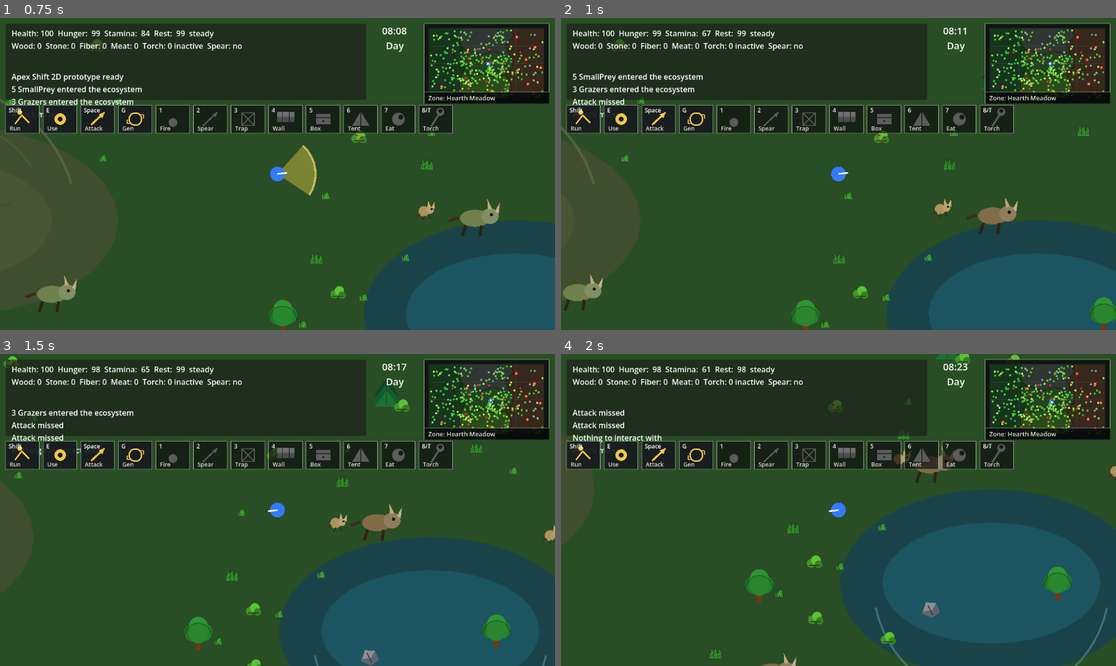
Above: before the commit, frames 1-4 (two rows, left to right).
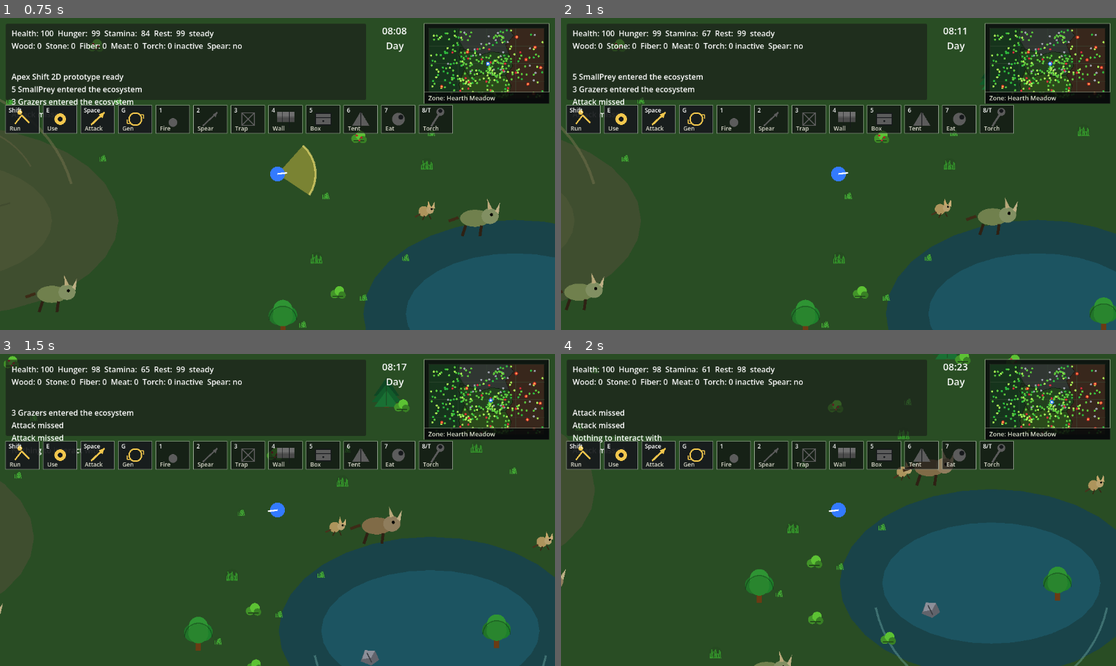
Above: after the commit, the same moments.

Repository: krisstoof/apex-shift-2d
Game: Godot game, scene res://scenes/main.tscn
The game is run twice, just before and just after one commit, with the same random seed, the same clock (stepped at 60 frames per second) and the same inputs.
Inputs (mouse positions are in pixels of both pictures, inside the frame that each line leads up to):
- Up to frame 1 (0.75 s): tap Enter at 0.5 s; move the mouse to (399, 158) at 0.52 s; hold D (move_right) from 0.53 s (still down); hold Shift from 0.53 s (still down); click (399, 158) at 0.67 s
- Up to frame 2 (1 s): keep holding D (move_right); keep holding Shift; tap Space at 0.77 s
- Up to frame 3 (1.5 s): move the mouse to (166, 525) at 1.27 s; release D (move_right) at 1.28 s; release Shift at 1.28 s; hold S (move_down) from 1.28 s (still down); tap E at 1.35 s
- Up to frame 4 (2 s): keep holding S (move_down); tap Space at 1.52 s

Frame 1 is identical in both runs. In frame 2, 0.2% of the frame differs, in the area x 0-83%, y 57-94%; in frame 3, 0.5%; in frame 4, 0.6%, in the area x 0-100%, y 29-100%.

Commit message:
feature/#79 Make hunger drive animal food seeking behavior

Diff:
--- a/scripts/creatures/grazer.gd
+++ b/scripts/creatures/grazer.gd
@@ -1,6 +1,7 @@
 extends CharacterBody2D
 
 const WORLD_CONFIG := preload("res://scripts/world/world_config.gd")
+const GAME_BALANCE := preload("res://scripts/systems/game_balance.gd")
 const HUNGER_DIET := preload("res://scripts/creatures/hunger_diet.gd")
 const SPECIES_PATH := "res://data/species/grazer.json"
 
@@ -144,30 +145,30 @@
 			_set_state(State.SEEK_FOOD)
 		return
 	var nearest_prey := _find_nearest_small_prey()
+	var hunger_stage := hunger_diet.get_hunger_stage()
 	var food_target: String = hunger_diet.choose_food_target({
 		"plants": clamp(biomass_percent / 100.0, 0.0, 1.0),
 		"meat": 1.0 if is_instance_valid(nearest_prey) else 0.0,
 		"scavenger": 0.65 if biomass_percent < LOW_BIOMASS_PERCENT else 0.10
 	})
-	var hunger_ratio: float = hunger_diet.get_hunger_ratio()
 	var risk_drive: float = hunger_diet.get_risk_drive()
-	if hunger_ratio > 0.28 and food_target == "plants" and biomass_percent >= LOW_BIOMASS_PERCENT:
-		if _set_nearest_plant_target():
+	if hunger_stage == "hungry" and food_target == "plants" and biomass_percent >= LOW_BIOMASS_PERCENT:
+		if _set_nearest_plant_target(_get_food_search_range()):
 			_set_state(State.SEEK_FOOD)
 		else:
 			_set_state(State.EAT_PLANTS)
 			state_time = EAT_DURATION_SECONDS
 		return
-	if hunger_ratio > 0.55 and biomass_percent < LOW_BIOMASS_PERCENT:
-		if food_target == "plants" and _set_nearest_plant_target():
+	if hunger_diet.is_starving():
+		if food_target == "plants" and _set_nearest_plant_target(_get_food_search_range()):
 			_set_state(State.SEEK_FOOD)
 			return
-		if risk_drive > 0.74 and food_target == "meat" and meat_diet + aggression > 0.12 and is_instance_valid(nearest_prey):
+		if hunger_diet.is_desperate() and risk_drive > 0.70 and food_target == "meat" and meat_diet + aggression > 0.12 and is_instance_valid(nearest_prey):
 			prey_target = nearest_prey
 			plant_target = null
 			_set_state(State.HUNT_SMALL_PREY)
 			return
-		if food_target == "scavenger" and scavenger_diet > 0.0:
+		if (food_target == "scavenger" or hunger_diet.is_desperate()) and scavenger_diet > 0.0:
 			_set_state(State.SCAVENGE)
 			state_time = SCAVENGE_DURATION_SECONDS
 			return
@@ -304,7 +305,7 @@
 
 func _try_update_plant_target() -> bool:
 	if not is_instance_valid(plant_target) or not _is_edible_vegetation_target(plant_target):
-		if not _set_nearest_plant_target():
+		if not _set_nearest_plant_target(_get_food_search_range()):
 			_set_state(State.WANDER)
 			_pick_wander_target()
 			return true
@@ -315,12 +316,21 @@
 	return true
 
 
-func _set_nearest_plant_target() -> bool:
-	plant_target = _find_nearest_edible_vegetation(VEGETATION_EAT_RANGE)
+func _set_nearest_plant_target(search_range: float = VEGETATION_EAT_RANGE) -> bool:
+	plant_target = _find_nearest_edible_vegetation(search_range)
 	if not is_instance_valid(plant_target):
 		return false
 	wander_target = _clamp_to_world(plant_target.global_position)
 	return true
+
+
+func _get_food_search_range() -> float:
+	var base_range: float = max(VEGETATION_EAT_RANGE, hunger_diet.get_food_search_radius())
+	if hunger_diet.is_starving():
+		base_range *= 1.12
+	if hunger_diet.is_desperate():
+		base_range *= 1.25
+	return base_range
 
 
 func _find_nearest_edible_vegetation(search_range: float) -> Node2D:
@@ -525,7 +535,10 @@
 		"energy": energy,
 		"plant_diet": plant_diet,
 		"meat_diet": meat_diet,
-		"scavenger_diet": scavenger_diet
+		"scavenger_diet": scavenger_diet,
+		"hungry_threshold": GAME_BALANCE.ANIMAL_AI.get("hungry_threshold", 0.35),
+		"starving_threshold": GAME_BALANCE.ANIMAL_AI.get("starving_threshold", 0.60),
+		"desperate_threshold": GAME_BALANCE.ANIMAL_AI.get("desperate_threshold", 0.82)
 	})
 	_sync_hunger_fields()
 
--- a/scripts/creatures/hunger_diet.gd
+++ b/scripts/creatures/hunger_diet.gd
@@ -1,5 +1,7 @@
 extends RefCounted
 class_name HungerDiet
+
+const GAME_BALANCE := preload("res://scripts/systems/game_balance.gd")
 
 var hunger := 0.0
 var max_hunger := 1.0
@@ -8,6 +10,9 @@
 var plant_diet := 1.0
 var meat_diet := 0.0
 var scavenger_diet := 0.0
+var hungry_threshold := 0.35
+var starving_threshold := 0.60
+var desperate_threshold := 0.82
 
 
 func configure(traits: Dictionary, defaults: Dictionary = {}) -> void:
@@ -17,9 +22,15 @@
 	plant_diet = float(traits.get("plant_diet", defaults.get("plant_diet", plant_diet)))
 	meat_diet = float(traits.get("meat_diet", defaults.get("meat_diet", meat_diet)))
 	scavenger_diet = float(traits.get("scavenger_diet", defaults.get("scavenger_diet", scavenger_diet)))
+	hungry_threshold = float(traits.get("hungry_threshold", defaults.get("hungry_threshold", GAME_BALANCE.ANIMAL_AI.get("hungry_threshold", hungry_threshold))))
+	starving_threshold = float(traits.get("starving_threshold", defaults.get("starving_threshold", GAME_BALANCE.ANIMAL_AI.get("starving_threshold", starving_threshold))))
+	desperate_threshold = float(traits.get("desperate_threshold", defaults.get("desperate_threshold", GAME_BALANCE.ANIMAL_AI.get("desperate_threshold", desperate_threshold))))
 	max_hunger = max(max_hunger, 0.01)
 	hunger = clamp(float(traits.get("hunger", defaults.get("hunger", hunger))), 0.0, max_hunger)
 	energy = clamp(energy, 0.0, 1.0)
+	hungry_threshold = clamp(hungry_threshold, 0.01, 0.98)
+	starving_threshold = clamp(max(starving_threshold, hungry_threshold + 0.01), 0.02, 0.99)
+	desperate_threshold = clamp(max(desperate_threshold, starving_threshold + 0.01), 0.03, 1.0)
 
 
 func tick(delta: float, movement_intensity: float = 0.0) -> void:
@@ -64,6 +75,35 @@
 	return clamp(hunger / max_hunger, 0.0, 1.0)
 
 
+func get_hunger_stage() -> String:
+	var ratio := get_hunger_ratio()
+	if ratio >= desperate_threshold:
+		return "desperate"
+	if ratio >= starving_threshold:
+		return "starving"
+	if ratio >= hungry_threshold:
+		return "hungry"
+	return "comfortable"
+
+
+func is_hungry() -> bool:
+	return get_hunger_ratio() >= hungry_threshold
+
+
+func is_starving() -> bool:
+	return get_hunger_ratio() >= starving_threshold
+
+
+func is_desperate() -> bool:
+	return get_hunger_ratio() >= desperate_threshold
+
+
+func get_food_search_radius() -> float:
+	if is_desperate():
+		return float(GAME_BALANCE.ANIMAL_AI.get("desperate_food_search_radius", 780.0))
+	return float(GAME_BALANCE.ANIMAL_AI.get("food_search_radius", 520.0))
+
+
 func get_risk_drive() -> float:
 	return clamp(get_hunger_ratio() * 0.75 + (1.0 - energy) * 0.25, 0.0, 1.0)
 
@@ -73,6 +113,7 @@
 		"hunger": hunger,
 		"max_hunger": max_hunger,
 		"hunger_ratio": get_hunger_ratio(),
+		"hunger_stage": get_hunger_stage(),
 		"hunger_growth_rate": hunger_growth_rate,
 		"energy": energy,
 		"plant_diet": plant_diet,
--- a/scripts/creatures/small_prey.gd
+++ b/scripts/creatures/small_prey.gd
@@ -1,6 +1,7 @@
 extends CharacterBody2D
 
 const WORLD_CONFIG := preload("res://scripts/world/world_config.gd")
+const GAME_BALANCE := preload("res://scripts/systems/game_balance.gd")
 const HUNGER_DIET := preload("res://scripts/creatures/hunger_diet.gd")
 const SPECIES_PATH := "res://data/species/small_prey.json"
 
@@ -126,10 +127,10 @@
 		return
 	if state == State.SEEK_FOOD and _try_update_plant_target():
 		return
-	if eat_cooldown <= 0.0 and hunger_diet.get_hunger_ratio() > 0.25:
-		if _set_nearest_plant_target():
+	if eat_cooldown <= 0.0 and hunger_diet.is_hungry():
+		if _set_nearest_plant_target(_get_food_search_range()):
 			_set_state(State.SEEK_FOOD)
-		else:
+		elif hunger_diet.is_starving():
 			_set_state(State.EAT)
 			state_time = EAT_DURATION_SECONDS
 		return
@@ -268,7 +269,7 @@
 
 func _try_update_plant_target() -> bool:
 	if not is_instance_valid(plant_target) or not _is_edible_vegetation_target(plant_target):
-		if not _set_nearest_plant_target():
+		if not _set_nearest_plant_target(_get_food_search_range()):
 			_set_state(State.WANDER)
 			_pick_wander_target()
 			return true
@@ -279,12 +280,21 @@
 	return true
 
 
-func _set_nearest_plant_target() -> bool:
-	plant_target = _find_nearest_edible_vegetation(VEGETATION_EAT_RANGE)
+func _set_nearest_plant_target(search_range: float = VEGETATION_EAT_RANGE) -> bool:
+	plant_target = _find_nearest_edible_vegetation(search_range)
 	if not is_instance_valid(plant_target):
 		return false
 	wander_target = _clamp_to_world(plant_target.global_position)
 	return true
+
+
+func _get_food_search_range() -> float:
+	var base_range: float = max(VEGETATION_EAT_RANGE, hunger_diet.get_food_search_radius())
+	if hunger_diet.is_starving():
+		base_range *= 1.18
+	if hunger_diet.is_desperate():
+		base_range *= 1.28
+	return base_range
 
 
 func _find_nearest_edible_vegetation(search_range: float) -> Node2D:
@@ -450,7 +460,10 @@
 		"energy": energy,
 		"plant_diet": plant_diet,
 		"meat_diet": meat_diet,
-		"scavenger_diet": scavenger_diet
+		"scavenger_diet": scavenger_diet,
+		"hungry_threshold": GAME_BALANCE.ANIMAL_AI.get("hungry_threshold", 0.35),
+		"starving_threshold": GAME_BALANCE.ANIMAL_AI.get("starving_threshold", 0.60),
+		"desperate_threshold": GAME_BALANCE.ANIMAL_AI.get("desperate_threshold", 0.82)
 	})
 	_sync_hunger_fields()
 
